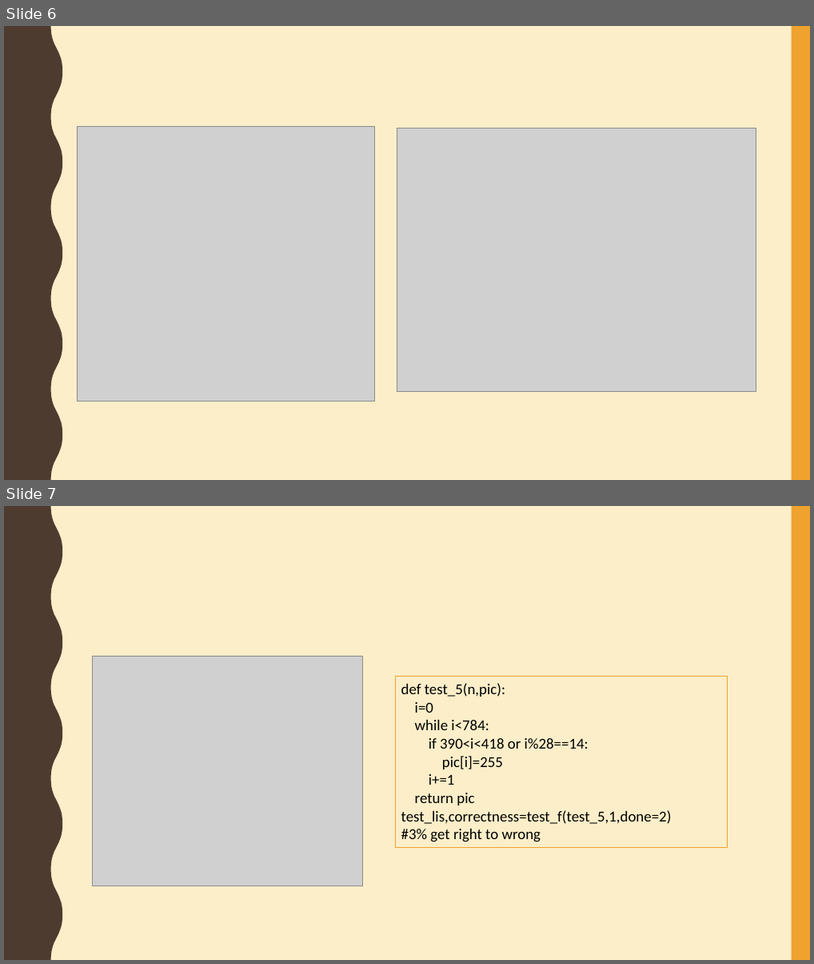
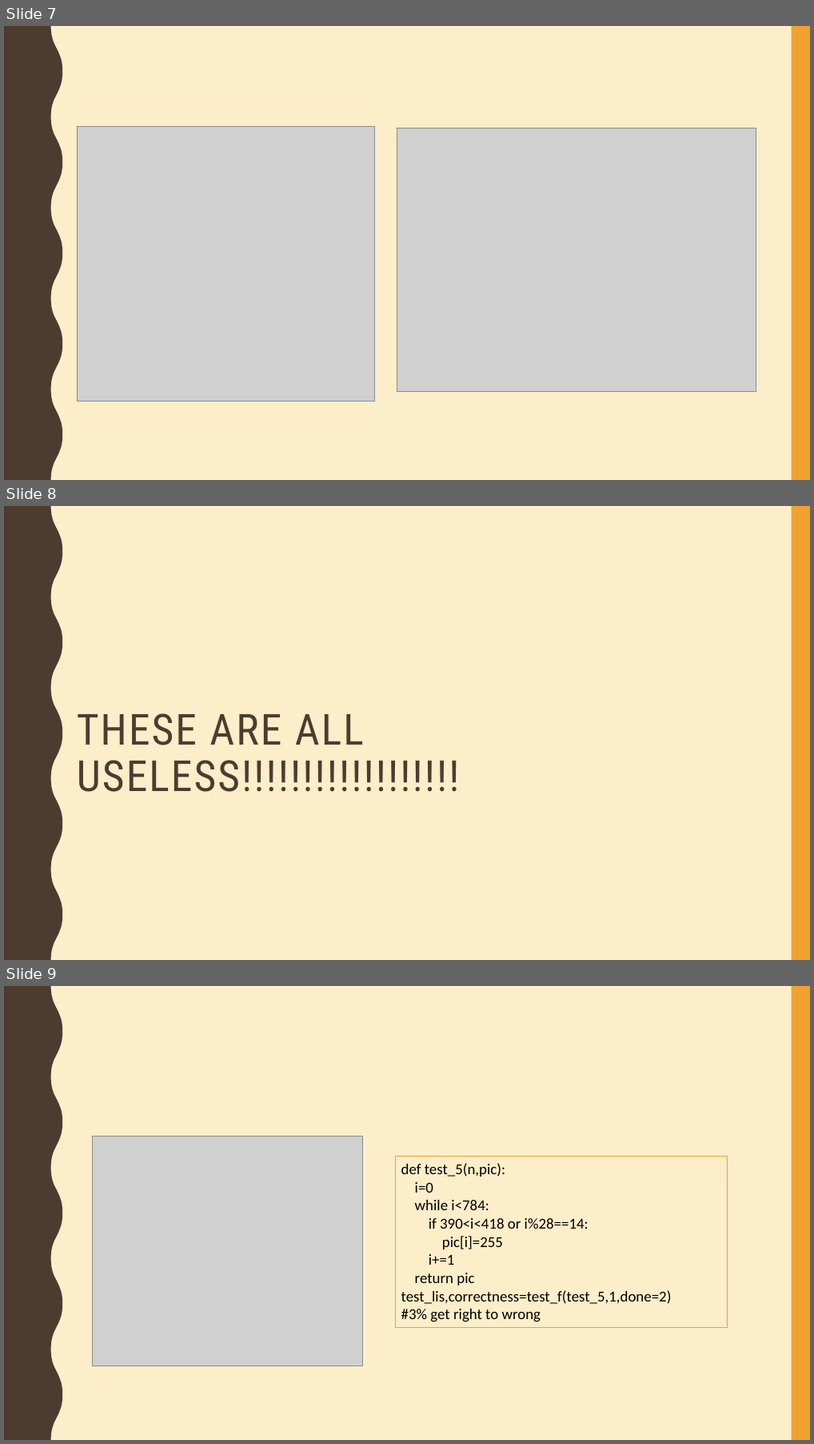
Before and after one commit to shiokuo/project3, a slide deck: ML.pptx. Shown one above the other, each under a label of ours: slides 6 and 7 before the commit, slides 7, 8 and 9 after it. The pictures are 814x964 and 814x1444 pixels, drawn with LibreOffice and Linux fonts; fonts in the diff are those of the drawing; grey boxes stand for pictures. Boxes give left, top, right and bottom in pixels: in the first picture for what was removed or moved away, otherwise in the second. Text is boxed around its words. In the diff, an @@ line names an element or a change of style, - is before the commit and + after.

```diff
--- a/ML.pptx
+++ b/ML.pptx
@@ slide 8 added at (4,506,810,960), background #FBEEC9; not listed: 2 template elements that a slide beside it also shows @@
@@ title added at (77,713,460,792), 51 pt, text #4E3B30 @@
+THESE ARE ALL USELESS!!!!!!!!!!!!!!!!!!
@@ what was slide 6 is now slide 7 @@
@@ what was slide 7 is now slide 9 @@
```
Also in this commit, not shown: 2 slides changed, 1 other slide added.
